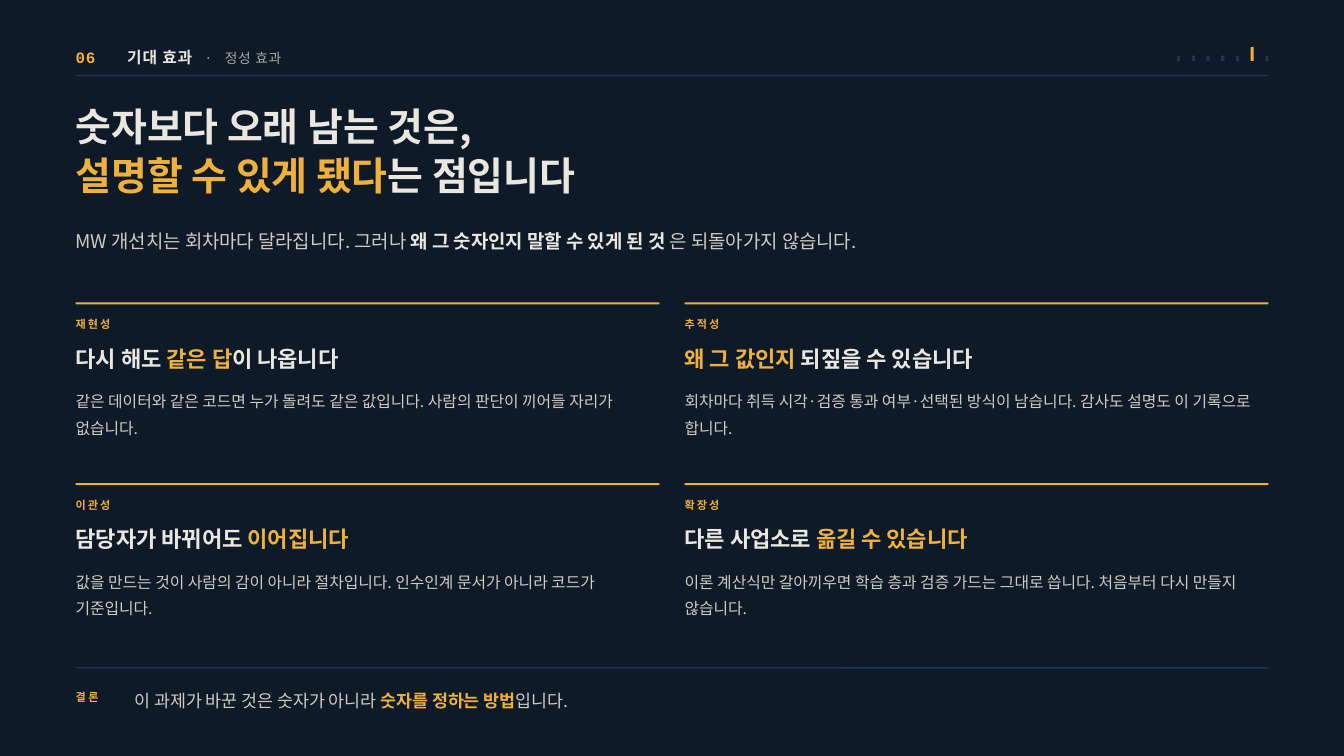
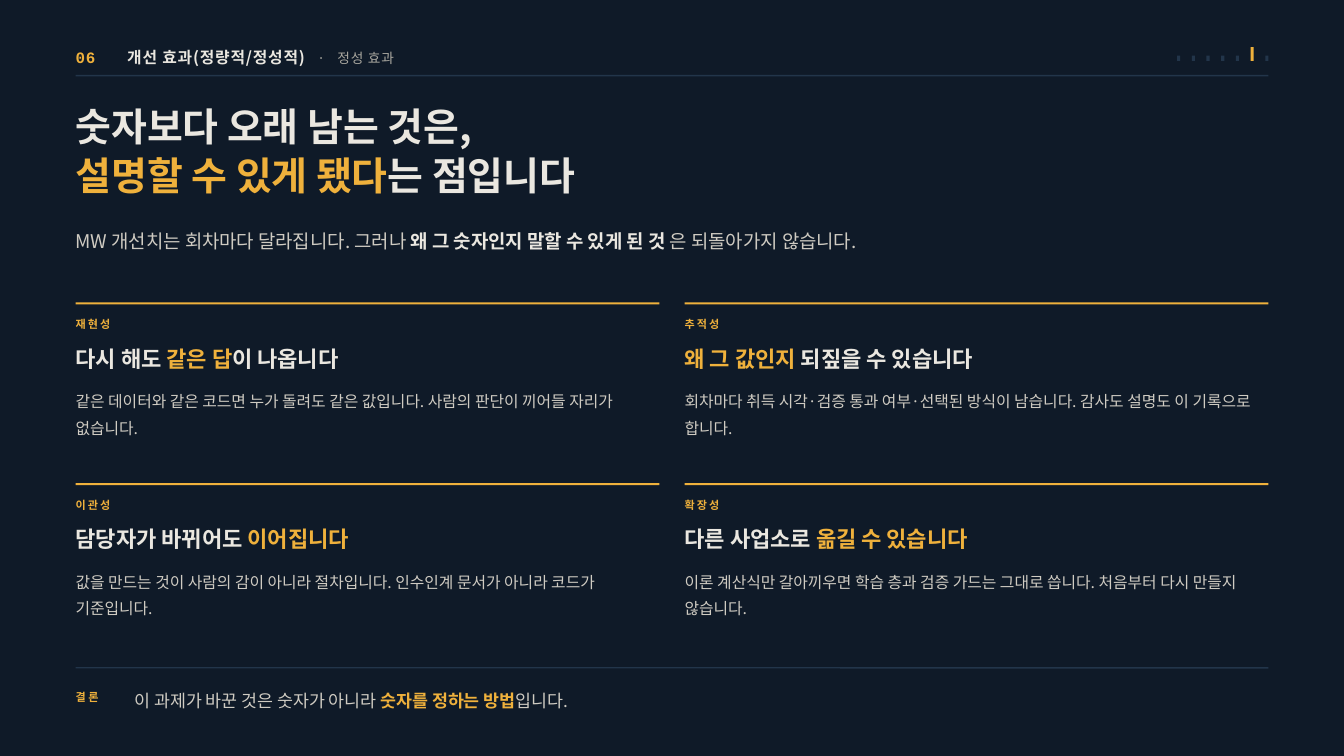
Before and after one commit to jooh-ai/Narae-AI, a slide deck: slide 15 of docs/ppt/위례_공급가능용량_최종발표.pptx. Drawn at 1344x756 pixels with LibreOffice and Linux fonts; fonts in the diff are those of the drawing. Boxes give left, top, right and bottom in pixels: in the first picture for what was removed or moved away, otherwise in the second. Text is boxed around its words. In the diff, an @@ line names an element or a change of style, - is before the commit and + after.

```diff
--- a/docs/ppt/위례_공급가능용량_최종발표.pptx
+++ b/docs/ppt/위례_공급가능용량_최종발표.pptx
@@ text at (76,49,394,66): text changed; text colour #A9A79F to #EAE7E0 @@
-06 기대 효과 · 정성 효과
+06 개선 효과(정량적/정성적) · 정성 효과
```
Also in this commit, not shown: 13 other slides changed, 1 other file.
